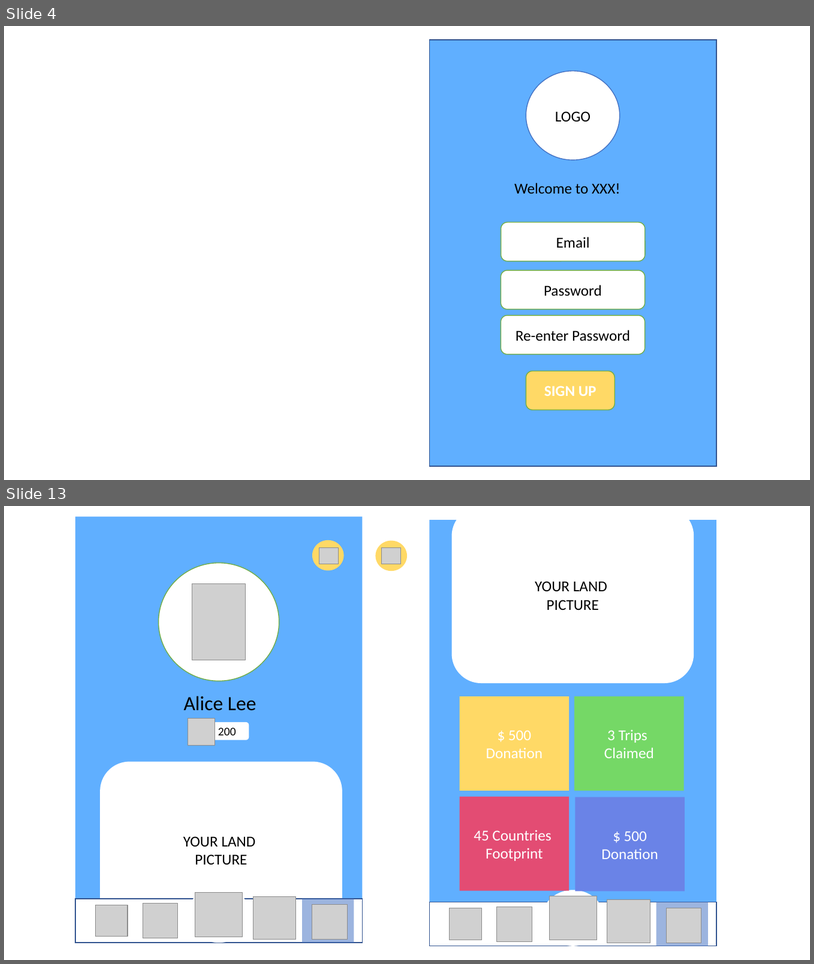
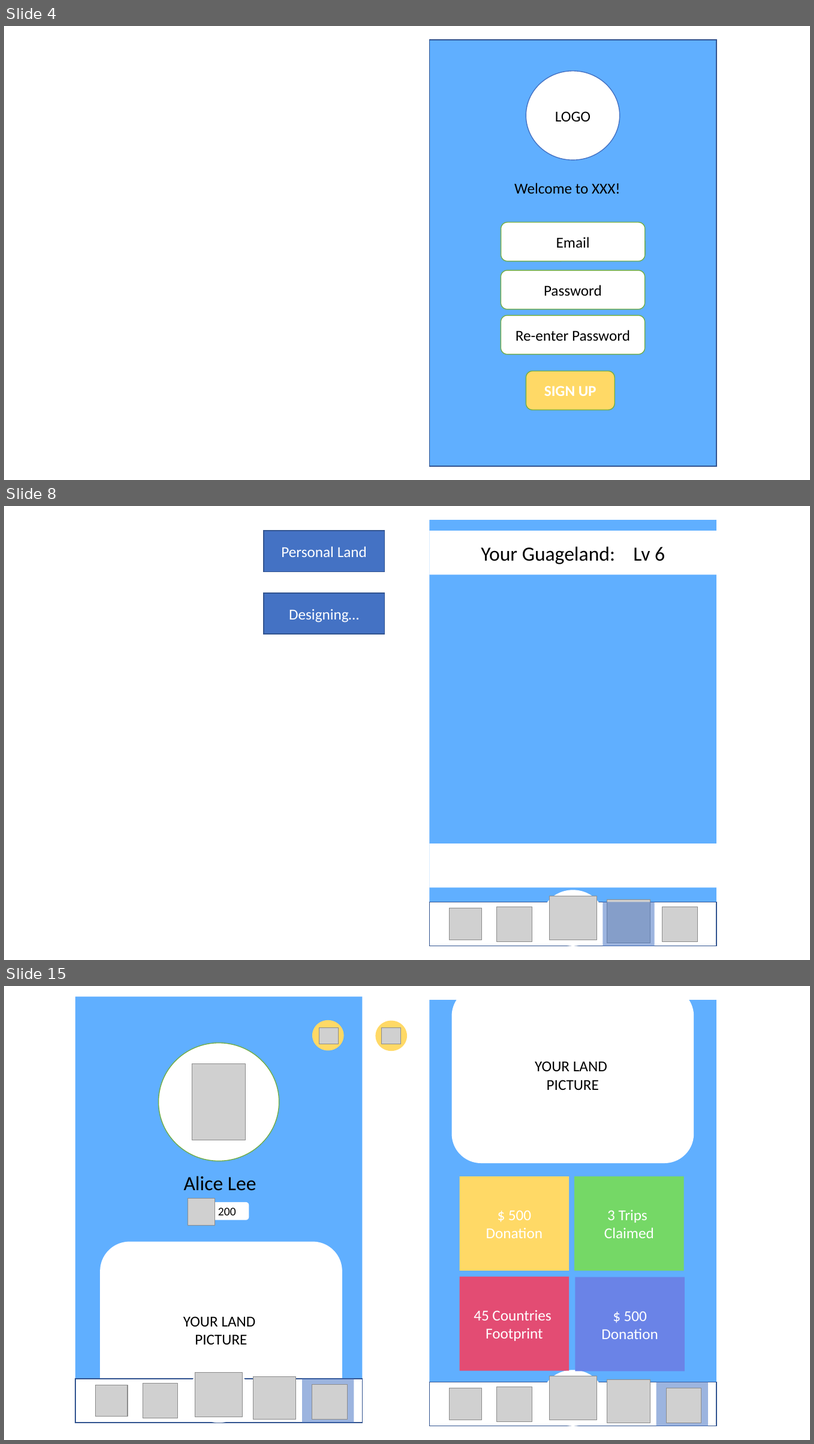
Before and after one commit to liumcse/GuageLand, a slide deck: src/common/prototype/design_fossasia.pptx. Shown one above the other, each under a label of ours: slides 4 and 13 before the commit, slides 4, 8 and 15 after it; the slides between them are not shown. The pictures are 814x964 and 814x1444 pixels, drawn with LibreOffice and Linux fonts; fonts in the diff are those of the drawing; grey boxes stand for pictures. Boxes give left, top, right and bottom in pixels: in the first picture for what was removed or moved away, otherwise in the second. Text is boxed around its words. In the diff, an @@ line names an element or a change of style, - is before the commit and + after.

Commit message:
update design prototype

```diff
--- a/src/common/prototype/design_fossasia.pptx
+++ b/src/common/prototype/design_fossasia.pptx
@@ slide 8 added at box(4, 506, 810, 960), background #FFFFFF @@
@@ rectangle added at box(430, 520, 717, 946), fill #60AFFF @@
@@ rectangle added at box(264, 531, 384, 572), fill #4472C4, outline #325491 1 pt, 18 pt, text #FFFFFF @@
+Personal Land
@@ rectangle added at box(430, 531, 717, 575), fill #FFFFFF, 24 pt, text #000000 @@
+Your Guageland: Lv 6
@@ rectangle added at box(264, 593, 384, 634), fill #4472C4, outline #325491 1 pt, 18 pt, text #FFFFFF @@
+Designing…
@@ rectangle added at box(430, 844, 717, 888), fill #FFFFFF @@
@@ rectangle added at box(430, 901, 717, 946), fill #FFFFFF, outline #325491 1 pt @@
@@ ellipse added at box(542, 889, 605, 946), fill #FFFFFF @@
@@ picture added at box(549, 895, 597, 940) @@
@@ rectangle added at box(603, 901, 655, 946), fill #4472C4 at 53% opacity @@
@@ picture added at box(608, 900, 651, 943) @@
@@ picture added at box(450, 908, 482, 940) @@
@@ picture added at box(497, 906, 532, 942) @@
@@ picture added at box(663, 906, 698, 942) @@
@@ what was slide 13 is now slide 15 @@
```
Also in this commit, not shown: 8 slides changed, 2 other slides added, 1 slide removed, 3 other files.
